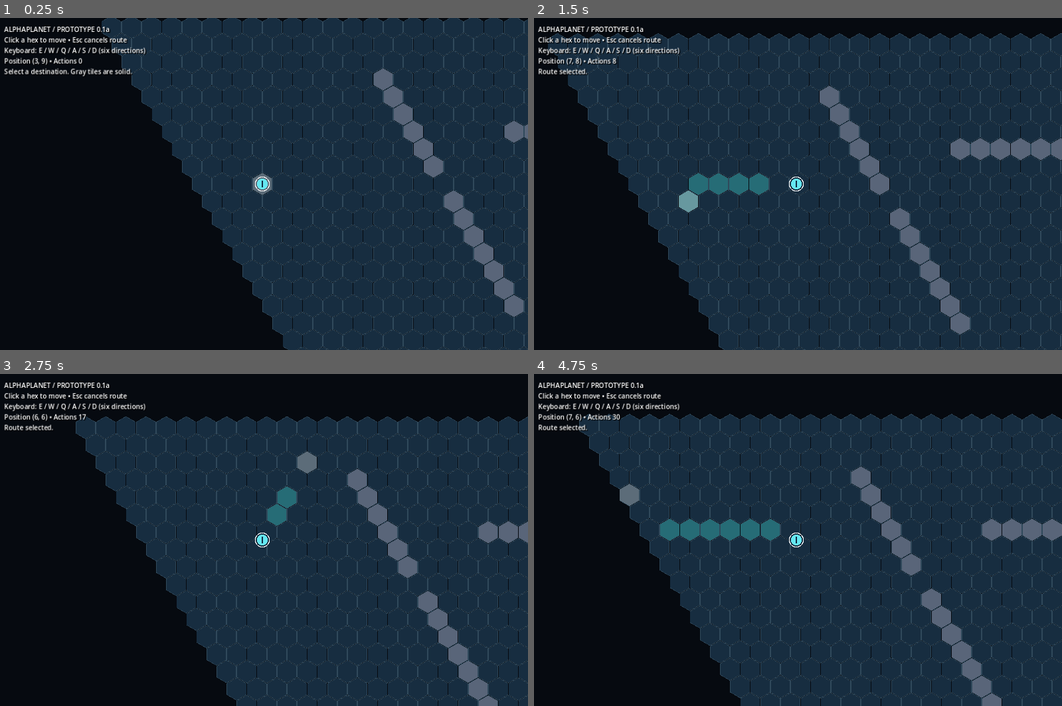
Above: before the commit, frames 1-4 (two rows, left to right).
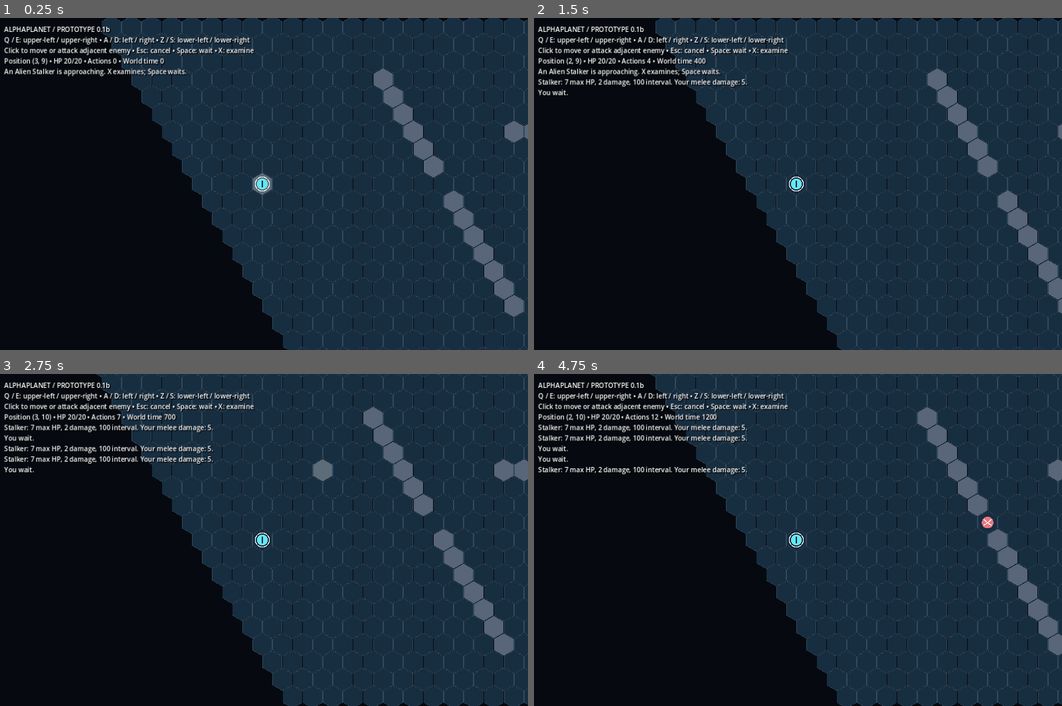
Above: after the commit, the same moments.

Repository: jcklemme/alphaplanet
Game: Godot game, scene res://scenes/main.tscn
Same seed, same stepped clock (60 frames per second), same inputs: the game is played once before the commit and once after it.
Inputs (mouse positions are in pixels of both pictures, inside the frame that each line leads up to):
- Up to frame 1 (0.25 s): no input
- Up to frame 2 (1.5 s): tap A (move_left, bound only after the commit) at 0.5, 1.25 s; move the mouse to (914, 167) at 0.52 s; hold S (move_lower_right, bound only after the commit) 0.53-1.28 s; hold X (examine, bound only after the commit) 0.53-1.28 s; click (914, 167) at 0.67 s; tap Space (wait_turn, bound only after the commit) at 0.8, 1.35 s; move the mouse to (692, 200) at 1.27 s; hold A (move_left, bound only after the commit) from 1.28 s (still down); click (692, 200) at 1.42 s
- Up to frame 3 (2.75 s): tap X (examine, bound only after the commit) at 1.55 s; move the mouse to (316, 466) at 2.02 s; release A (move_left, bound only after the commit) at 2.03 s; hold S (move_lower_right, bound only after the commit) from 2.03 s (still down); hold X (examine, bound only after the commit) from 2.03 s (still down); click (316, 466) at 2.17 s; tap Space (wait_turn, bound only after the commit) at 2.3 s
- Up to frame 4 (4.75 s): tap A (move_left, bound only after the commit) at 2.75, 3.5 s; move the mouse to (771, 606) at 2.77 s; release S (move_lower_right, bound only after the commit) at 2.78 s; release X (examine, bound only after the commit) at 2.78 s; hold Q (move_upper_left, bound only after the commit) 2.78-3.53 s; tap Space (wait_turn, bound only after the commit) at 2.85, 3.8, 4.35 s; click (771, 606) at 2.92 s; tap X (examine, bound only after the commit) at 3.05, 4.55 s; move the mouse to (956, 589) at 3.52 s; hold X (examine, bound only after the commit) 3.53-4.28 s; hold A (move_left, bound only after the commit) from 3.53 s (still down); click (956, 589) at 3.67 s; tap Escape (cancel_route, bound only after the commit) at 4.15 s; move the mouse to (634, 490) at 4.27 s; click (634, 490) at 4.42 s

The runs differ from the first frame. In frame 1, 1.8% of the frame differs, in the area x 0-49%, y 2-18%; in frame 2, 41%; in frame 3, 36%; in frame 4, 42%, in the area x 0-100%, y 0-100%.

Commit message:
Add prototype 0.1b controls and turn-based Stalker combat

Diff:
--- a/entities/player.gd
+++ b/entities/player.gd
@@ -4,6 +4,9 @@
 signal action_committed(origin: Vector2i, destination: Vector2i, cost: int)
 var hex := Vector2i(3, 9)
 var moving := false
+var max_health := 20
+var health := 20
+var melee_damage := 5
 
 func step(grid: HexGrid, destination: Vector2i, size: float) -> bool:
 	if moving:
@@ -13,7 +16,7 @@
 		return false
 	hex = destination
 	moving = true
-	action_committed.emit(origin, destination, 1)
+	action_committed.emit(origin, destination, TurnScheduler.MOVE_COST)
 	var tween = create_tween()
 	tween.tween_property(self, "position", HexMath.to_world(hex, size), 0.12)
 	await tween.finished
--- /dev/null
+++ b/entities/stalker.gd
@@ -0,0 +1,11 @@
+class_name AlienStalker
+extends Node2D
+var hex := Vector2i(21, 12)
+var health := 7
+var melee_damage := 2
+var action_interval := 100
+
+func _draw() -> void:
+	draw_circle(Vector2.ZERO, 14, Color("e77781"))
+	draw_line(Vector2(-9, -7), Vector2(9, 7), Color.WHITE, 2)
+	draw_line(Vector2(-9, 7), Vector2(9, -7), Color.WHITE, 2)
--- a/project.godot
+++ b/project.godot
@@ -1,7 +1,7 @@
 config_version=5
 
 [application]
-config/name="AlphaPlanet — Prototype 0.1a"
+config/name="AlphaPlanet — Prototype 0.1b"
 run/main_scene="res://scenes/main.tscn"
 
 [display]
@@ -12,3 +12,55 @@
 [rendering]
 renderer/rendering_method="gl_compatibility"
 environment/defaults/default_clear_color=Color(0.025, 0.04, 0.065, 1)
+
+[input]
+
+move_upper_left={
+"deadzone": 0.5,
+"events": [Object(InputEventKey,"physical_keycode":81)]
+}
+
+move_upper_right={
+"deadzone": 0.5,
+"events": [Object(InputEventKey,"physical_keycode":69)]
+}
+
+move_left={
+"deadzone": 0.5,
+"events": [Object(InputEventKey,"physical_keycode":65)]
+}
+
+move_right={
+"deadzone": 0.5,
+"events": [Object(InputEventKey,"physical_keycode":68)]
+}
+
+move_lower_left={
+"deadzone": 0.5,
+"events": [Object(InputEventKey,"physical_keycode":90)]
+}
+
+move_lower_right={
+"deadzone": 0.5,
+"events": [Object(InputEventKey,"physical_keycode":83)]
+}
+
+wait_turn={
+"deadzone": 0.5,
+"events": [Object(InputEventKey,"physical_keycode":32)]
+}
+
+examine={
+"deadzone": 0.5,
+"events": [Object(InputEventKey,"physical_keycode":88)]
+}
+
+cancel_route={
+"deadzone": 0.5,
+"events": [Object(InputEventKey,"physical_keycode":4194305)]
+}
+
+restart={
+"deadzone": 0.5,
+"events": [Object(InputEventKey,"physical_keycode":82)]
+}
--- /dev/null
+++ b/tests/combat_tests.gd
@@ -0,0 +1,97 @@
+extends SceneTree
+var checks := 0
+var failures := 0
+func check(ok: bool, description: String) -> void:
+	checks += 1
+	if not ok:
+		failures += 1
+		push_error(description)
+func _init() -> void:
+	call_deferred("run")
+func key(game: Node, code: int, echo := false) -> void:
+	var event = InputEventKey.new()
+	event.physical_keycode = code
+	event.pressed = true
+	event.echo = echo
+	game._unhandled_input(event)
+func run() -> void:
+	var game = load("res://scenes/main.tscn").instantiate()
+	root.add_child(game)
+	await process_frame
+	var origin: Vector2i = game.player.hex
+	var enemy = game.enemies[0]
+	var spawn: Vector2i = enemy.hex
+	await create_timer(0.2).timeout
+	check(game.scheduler.world_time == 0 and enemy.hex == spawn, "Idle time freezes world")
+	var codes = [KEY_Q, KEY_E, KEY_A, KEY_D, KEY_Z, KEY_S]
+	var directions = [Vector2i(0,-1), Vector2i(1,-1), Vector2i(-1,0), Vector2i(1,0), Vector2i(-1,1), Vector2i(0,1)]
+	for i in 6:
+		var before: Vector2i = game.player.hex
+		var time: int = game.scheduler.world_time
+		key(game, codes[i])
+		check(game.player.hex == before + directions[i], "Physical key maps to correct neighbor")
+		check(game.scheduler.world_time == time + 100, "One move consumes 100")
+		key(game, codes[i], true)
+		check(game.scheduler.world_time == time + 100, "Key repeat spends no turn")
+		await create_timer(0.15).timeout
+	check(enemy.hex != spawn, "Scheduled enemy moves")
+	game.grid.blocked[game.player.hex + Vector2i(1,0)] = true
+	var time: int = game.scheduler.world_time
+	game.route.assign([game.player.hex + Vector2i(0,1)])
+	key(game, KEY_D)
+	check(game.route.is_empty(), "Keyboard cancels route even when blocked")
+	check(game.scheduler.world_time == time, "Wall costs no time")
+	game.grid.blocked.erase(game.player.hex + Vector2i(1,0))
+	key(game, KEY_D)
+	game.route.assign([game.player.hex + Vector2i(1,0)])
+	key(game, KEY_Q)
+	check(game.route.is_empty(), "Keyboard cancels route during animation")
+	check(game.scheduler.world_time == time + 100, "Busy input cannot double turn")
+	await create_timer(0.15).timeout
+	time = game.scheduler.world_time
+	key(game, KEY_X)
+	check(game.scheduler.world_time == time, "Examine is free")
+	key(game, KEY_SPACE)
+	check(game.scheduler.world_time == time + 100, "Wait costs 100")
+	game.grid.occupants.erase(enemy.hex)
+	enemy.hex = game.player.hex + Vector2i(1,0)
+	game.grid.occupants[enemy.hex] = enemy
+	origin = game.player.hex
+	key(game, KEY_D)
+	check(enemy.health == 2 and game.player.hex == origin, "Melee deals five without moving")
+	check(game.player.health == 18, "Adjacent scheduled enemy deals two")
+	var dead_hex: Vector2i = enemy.hex
+	key(game, KEY_D)
+	check(game.enemies.is_empty() and not game.grid.occupants.has(dead_hex) and game.scheduler.due.is_empty(), "Death removes occupancy and scheduling")
+	key(game, KEY_SPACE)
+	check(game.player.health == 18, "Dead enemy cannot act")
+	game.free()
+	game = load("res://scenes/main.tscn").instantiate()
+	root.add_child(game)
+	enemy = game.enemies[0]
+	game.grid.occupants.erase(enemy.hex)
+	enemy.hex = game.player.hex + Vector2i(1,0)
+	game.grid.occupants[enemy.hex] = enemy
+	game.player.health = 2
+	key(game, KEY_SPACE)
+	check(game.game_over and game.player.health == 0, "Lethal enemy attack ends game")
+	time = game.scheduler.world_time
+	key(game, KEY_SPACE)
+	key(game, KEY_D)
+	check(game.scheduler.world_time == time, "Game over blocks actions")
+	current_scene = game
+	key(game, KEY_R)
+	await process_frame
+	await process_frame
+	check(current_scene != null and current_scene.player.health == 20 and current_scene.scheduler.world_time == 0 and current_scene.enemies.size() == 1, "Restart creates fresh game")
+	current_scene.free()
+	var scheduler = TurnScheduler.new()
+	var fast = RefCounted.new()
+	var slow = RefCounted.new()
+	var counts = {fast: 0, slow: 0}
+	scheduler.register(fast, 50)
+	scheduler.register(slow, 150)
+	scheduler.advance(300, func(actor): counts[actor] += 1, func(): return false)
+	check(counts[fast] == 6 and counts[slow] == 2 and scheduler.world_time == 300, "Different speeds and larger costs")
+	print("Combat checks: %d; failures: %d" % [checks, failures])
+	quit(0 if failures == 0 else 1)
--- a/ui/hud.gd
+++ b/ui/hud.gd
@@ -11,5 +11,5 @@
 	label.add_theme_constant_override("shadow_offset_y", 2)
 	add_child(label)
 
-func update_status(hex: Vector2i, turns: int, message: String) -> void:
-	label.text = "ALPHAPLANET / PROTOTYPE 0.1a\nClick a hex to move • Esc cancels route\nKeyboard: E / W / Q / A / S / D (six directions)\nPosition (%d, %d) • Actions %d\n%s" % [hex.x, hex.y, turns, message]
+func update_status(hex: Vector2i, health: int, maximum: int, turns: int, time: int, message: String) -> void:
+	label.text = "ALPHAPLANET / PROTOTYPE 0.1b\nQ / E: upper-left / upper-right • A / D: left / right • Z / S: lower-left / lower-right\nClick to move or attack adjacent enemy • Esc: cancel • Space: wait • X: examine\nPosition (%d, %d) • HP %d/%d • Actions %d • World time %d\n%s" % [hex.x, hex.y, health, maximum, turns, time, message]
--- a/world/game.gd
+++ b/world/game.gd
@@ -3,9 +3,12 @@
 var board := HexBoard.new()
 var player := HexPlayer.new()
 var hud := PrototypeHUD.new()
+var scheduler := TurnScheduler.new()
+var enemies: Array[AlienStalker] = []
 var route: Array[Vector2i] = []
 var actions := 0
-var message := "Select a destination. Gray tiles are solid."
+var events: Array[String] = []
+var game_over := false
 
 func _ready() -> void:
 	for r in range(3, 17):
@@ -19,42 +22,107 @@
 	assert(grid.place(player, player.hex))
 	player.position = HexMath.to_world(player.hex, HexBoard.SIZE)
 	player.action_committed.connect(_on_action)
-	var camera = Camera2D.new()
-	player.add_child(camera)
+	player.add_child(Camera2D.new())
+	var stalker = AlienStalker.new()
+	assert(not HexPathfinder.find_path(grid, player.hex, stalker.hex).is_empty())
+	assert(grid.place(stalker, stalker.hex))
+	enemies.append(stalker)
+	add_child(stalker)
+	stalker.position = HexMath.to_world(stalker.hex, HexBoard.SIZE)
+	scheduler.register(stalker, stalker.action_interval)
 	add_child(hud)
+	log_event("An Alien Stalker is approaching. X examines; Space waits.")
+
+func log_event(text: String) -> void:
+	events.append(text)
+	if events.size() > 5:
+		events.pop_front()
 
 func _on_action(_origin: Vector2i, _destination: Vector2i, cost: int) -> void:
-	actions += cost
+	commit_action(cost)
+
+func commit_action(cost: int) -> void:
+	if cost > 0:
+		actions += 1
+	scheduler.advance(cost, enemy_turn, func(): return game_over)
+
+func attempt_step(target: Vector2i) -> bool:
+	if game_over or player.moving or HexMath.distance(player.hex, target) != 1:
+		return false
+	var occupant = grid.occupants.get(target)
+	if occupant is AlienStalker and occupant.health > 0:
+		occupant.health -= player.melee_damage
+		log_event("You hit Stalker for %d." % player.melee_damage)
+		if occupant.health <= 0:
+			grid.occupants.erase(occupant.hex)
+			scheduler.unregister(occupant)
+			enemies.erase(occupant)
+			occupant.queue_free()
+			log_event("Stalker defeated.")
+		commit_action(TurnScheduler.MELEE_COST)
+		return true
+	if not grid.can_move(player, player.hex, target):
+		log_event("Movement blocked.")
+		return false
+	player.step(grid, target, HexBoard.SIZE)
+	return true
+
+func enemy_turn(enemy: AlienStalker) -> void:
+	if enemy.health <= 0 or game_over:
+		return
+	if HexMath.distance(enemy.hex, player.hex) == 1:
+		player.health = maxi(0, player.health - enemy.melee_damage)
+		log_event("Stalker hits you for %d." % enemy.melee_damage)
+		if player.health == 0:
+			game_over = true
+			route.clear()
+			log_event("GAME OVER — Press R to restart.")
+		return
+	# Seek an open attack position without treating the player's occupied tile as open.
+	var best: Array[Vector2i] = []
+	for goal in HexMath.neighbors(player.hex):
+		var path = HexPathfinder.find_path(grid, enemy.hex, goal)
+		if not path.is_empty() and (best.is_empty() or path.size() < best.size()):
+			best = path
+	if not best.is_empty() and grid.move(enemy, enemy.hex, best[0]):
+		enemy.hex = best[0]
+		enemy.position = HexMath.to_world(enemy.hex, HexBoard.SIZE)
 
 func _process(_delta: float) -> void:
 	board.hover = HexMath.from_world(get_global_mouse_position(), HexBoard.SIZE)
-	if not player.moving and not route.is_empty():
+	if not game_over and not player.moving and not route.is_empty():
 		var next: Vector2i = route.pop_front()
-		if grid.can_move(player, player.hex, next):
-			player.step(grid, next, HexBoard.SIZE)
-		else:
+		if not attempt_step(next):
 			route.clear()
-			message = "Route obstructed. Select another destination."
 	board.route = route
 	board.queue_redraw()
-	hud.update_status(player.hex, actions, message)
+	hud.update_status(player.hex, player.health, player.max_health, actions, scheduler.world_time, "\n".join(events))
 
 func _unhandled_input(event: InputEvent) -> void:
-	if event is InputEventMouseButton and event.pressed and event.button_index == MOUSE_BUTTON_LEFT:
+	if event is InputEventKey and event.echo:
+		return
+	if game_over:
+		if event.is_action_pressed("restart"):
+			get_tree().reload_current_scene()
+		return
+	for action in HexControls.MOVES:
+		if event.is_action_pressed(action):
+			route.clear() # Also cancel during an already committed animated step.
+			attempt_step(player.hex + HexControls.MOVES[action])
+			return
+	if event.is_action_pressed("cancel_route"):
+		route.clear()
+	elif event.is_action_pressed("wait_turn"):
+		route.clear()
+		if not player.moving:
+			log_event("You wait.")
+			commit_action(TurnScheduler.WAIT_COST)
+	elif event.is_action_pressed("examine"):
+		log_event("Stalker: 7 max HP, 2 damage, 100 interval. Your melee damage: 5.")
+	elif event is InputEventMouseButton and event.pressed and event.button_index == MOUSE_BUTTON_LEFT:
 		var target = HexMath.from_world(get_global_mouse_position(), HexBoard.SIZE)
-		route = HexPathfinder.find_path(grid, player.hex, target)
-		message = "Route selected." if not route.is_empty() else "Already there or destination unreachable."
-	if event is InputEventKey and event.pressed and not event.echo:
-		if event.keycode == KEY_ESCAPE:
-			route.clear()
-			message = "Route cancelled."
-		var keys = [KEY_D, KEY_E, KEY_W, KEY_A, KEY_Q, KEY_S]
-		var index = keys.find(event.keycode)
-		if index >= 0 and not player.moving:
-			route.clear()
-			var target = player.hex + HexMath.DIRECTIONS[index]
-			if grid.can_move(player, player.hex, target):
-				route.append(target)
-				message = "Single step."
-			else:
-				message = "Movement blocked."
+		route.clear()
+		if grid.occupants.get(target) is AlienStalker and HexMath.distance(player.hex, target) == 1:
+			attempt_step(target)
+		else:
+			route = HexPathfinder.find_path(grid, player.hex, target)
--- /dev/null
+++ b/world/hex_controls.gd
@@ -0,0 +1,7 @@
+class_name HexControls
+extends RefCounted
+const MOVES = {
+	"move_upper_left": Vector2i(0, -1), "move_upper_right": Vector2i(1, -1),
+	"move_left": Vector2i(-1, 0), "move_right": Vector2i(1, 0),
+	"move_lower_left": Vector2i(-1, 1), "move_lower_right": Vector2i(0, 1)
+}
--- /dev/null
+++ b/world/turn_scheduler.gd
@@ -0,0 +1,36 @@
+class_name TurnScheduler
+extends RefCounted
+## Discrete simulation clock. Never driven by frame time.
+const MOVE_COST := 100
+const MELEE_COST := 100
+const WAIT_COST := 100
+const EXAMINE_COST := 0
+var world_time := 0
+var due: Dictionary = {}
+var intervals: Dictionary = {}
+
+func register(actor: Object, interval: int) -> void:
+	assert(interval > 0)
+	intervals[actor] = interval
+	due[actor] = world_time + interval
+
+func unregister(actor: Object) -> void:
+	due.erase(actor)
+	intervals.erase(actor)
+
+func advance(cost: int, act: Callable, stopped: Callable) -> void:
+	assert(cost >= 0)
+	var target = world_time + cost
+	while cost > 0 and not stopped.call():
+		var next: Object = null
+		var time = target + 1
+		for actor in due:
+			if due[actor] < time:
+				next = actor
+				time = due[actor]
+		if next == null:
+			break
+		world_time = time
+		due[next] += intervals[next]
+		act.call(next)
+	world_time = target
Not shown, added: entities/stalker.gd.uid
Not shown, added: tests/combat_tests.gd.uid
Not shown, added: world/hex_controls.gd.uid
Not shown, added: world/turn_scheduler.gd.uid
